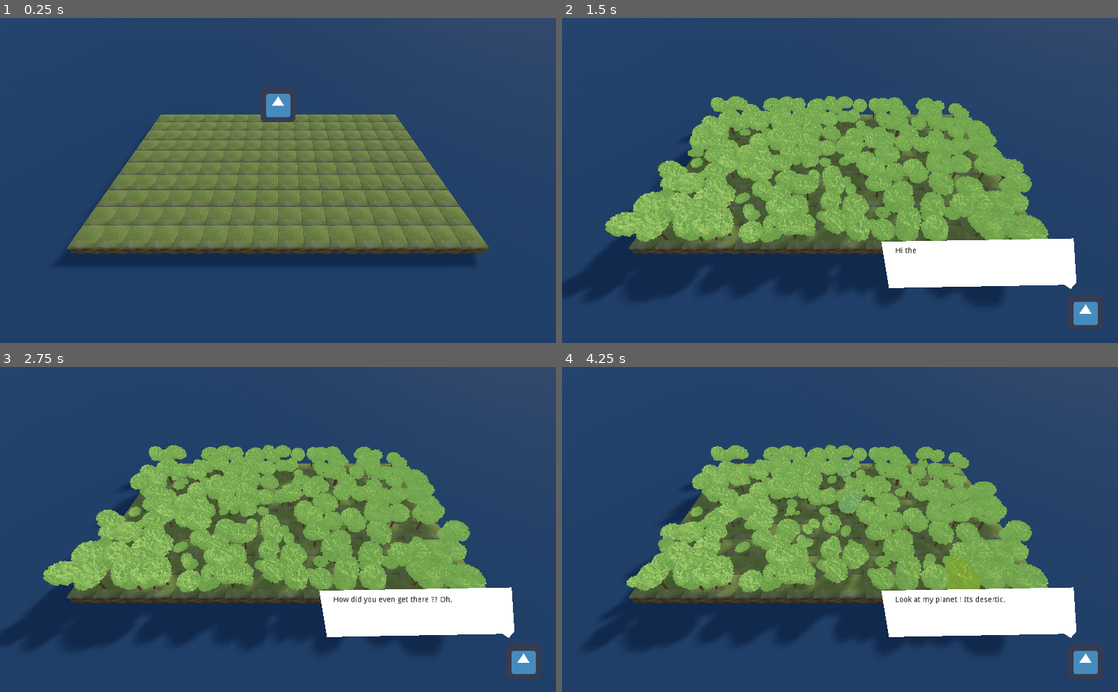
Above: before the commit, frames 1-4 (two rows, left to right).
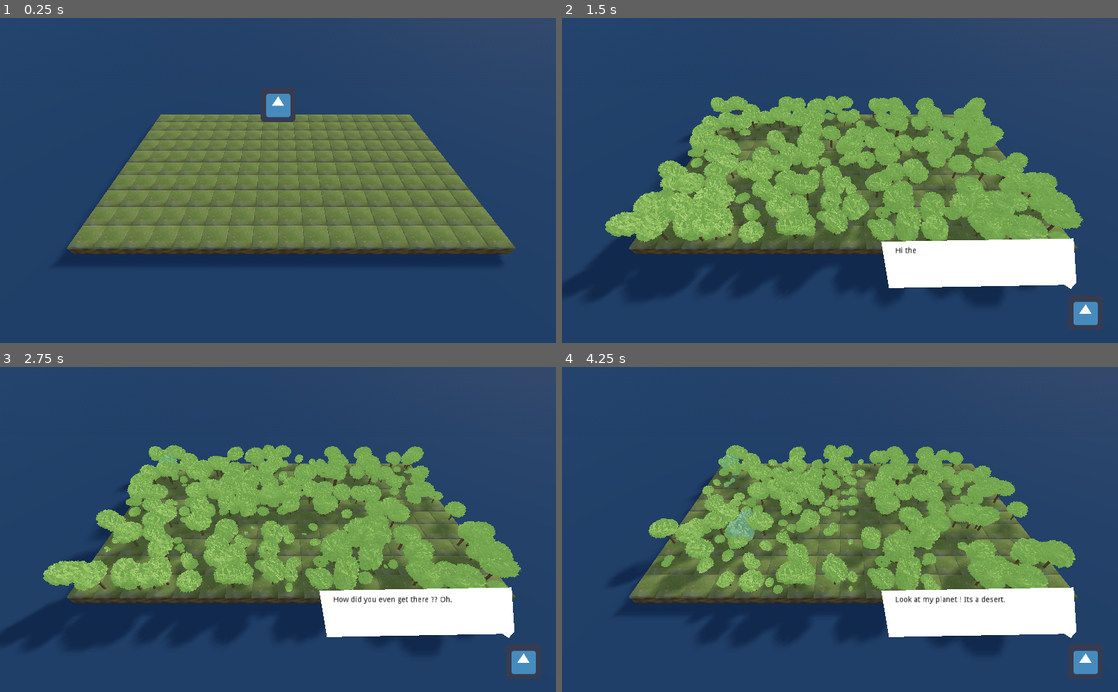
Above: after the commit, the same moments.

Repository: rmonthil-game-jams/scientific-game-jam-2021-team-amber
Game: Godot game, scene res://game/Game.tscn
The game is run twice, just before and just after one commit, with the same random seed, the same clock (stepped at 60 frames per second) and the same inputs. The engine's default icon, where the game draws it, is replaced by a stand-in: a white triangle on a blue panel in a dark square.
Inputs (mouse positions are in pixels of both pictures, inside the frame that each line leads up to):
- Up to frame 1 (0.25 s): no input
- Up to frame 2 (1.5 s): move the mouse to (962, 164) at 0.52 s; click (962, 164) at 0.67 s; move the mouse to (728, 196) at 1.27 s; click (728, 196) at 1.42 s
- Up to frame 3 (2.75 s): click (417, 614) at 2 s
- Up to frame 4 (4.25 s): click (979, 614) at 2.75 s; click (979, 614) at 3.5 s

The runs differ from the first frame. In frame 1, 1.7% of the frame differs, in the area x 71-93%, y 29-76%; in frame 2, 4.7%; in frame 3, 9.6%; in frame 4, 15%, in the area x 4-93%, y 24-88%.

Commit message:
more dialogues

Diff:
--- a/game/Game.gd
+++ b/game/Game.gd
@@ -4,7 +4,7 @@
 	$BiodiversityProgress.show()
 
 func _process(delta):
-	$BiodiversityProgress.value = 1000.0 * $World/Simulation.get_diversity()
+	$BiodiversityProgress.value = 300.0 * $World/Simulation.get_diversity()
 
 func _on_BiodiversityProgress_tool_selected(tool_name):
 	$World.current_tool = tool_name
--- a/game/Game.tscn
+++ b/game/Game.tscn
@@ -25,17 +25,45 @@
 
 [node name="BiodiversityProgress" parent="." instance=ExtResource( 4 )]
 visible = false
+bonus_thresholds = [ 0.0, 0.0, 20.0 ]
 
 [node name="PhyloGeny" parent="." instance=ExtResource( 5 )]
 dialogs = {
+" slowmotion3": "...don’t disrupt their environment too much, just enough to isolate and preserve the interesting mutations.",
 "intro1": "Hi there. And who are you …?",
+"intro10": "You’ll notice that trees with new colors will appear - this means that mutations are accumulating in their genome and they are progressively becoming more and more different. Remember, genetic diversity matters in the awesome Phylometer’s computations.",
+"intro11": "Look, I’ll lend you my shovel. With that, you can transform water in ground, or ground in water, by just clicking on it. You can also click and drag to draw oceans, islands and continents. Go on, try it !",
+"intro12": "Okay, great. Now I’m a little afraid of failing again at preserving biodiversity, so I’ll just let you try some things out and give me a poke when you need help.",
+"intro13": "I’m rooting for you !",
 "intro2": "How did you even get there ?? Oh, never mind, nothing matters anymore. There are no trees left anyway.",
-"intro3": "Look at my planet ! It’s desertic, it’s awful ! Everything was going just fine for millions of years, and suddenly… *sobs*",
+"intro3": "Look at my planet ! It’s a desert, it’s awful ! Everything had been going just fine for millions of years, and suddenly… *sobs*",
 "intro4": "Oh don’t worry, I’m just pretending to cry. It’s a trick I learned from humans. I’m a PhyloGenie, I can’t physically cry !",
 "intro5": "Well I guess I’ll have to try again from the beginning. Hey, since you’re here, don’t stay there just watching ! You might as well help me.",
 "intro6": "Okay, I went back in time to the moment when there was only one continent and a couple of species. Back then, the climate was tropical everywhere.",
-"intro7": "I’ll teach you some of my tricks for starters.",
-"intro8": "Look, I’ll lend you my shovel. With that, you can transform water in ground, or ground in water, by just clicking on it. You can also click and drag to draw oceans, islands and continents. Go on, try it !"
+"intro7": "What we need now is to make this planet great again and restore its former biodiversity ! This means increasing the variety of species but also how different they are from each other. I’m going to keep track of the diversity of our new ecosystems in my awesome Phylometer, there, to your left.",
+"intro8": "For now, it is pretty low, and I count on you to help me improve it and reach the top of the awesome Phylometer !",
+"intro9": "I’ll teach you some of my tricks, for starters.",
+"kangaroo1": "Looks like you’ve made islands !!",
+"kangaroo2": "Islands have very high endemism, which means certain species are unique and only found on some very specific islands around the world !",
+"kangaroo3": "Protecting their biodiversity is very important because what makes them unique also makes them vulnerable.",
+"matchmaker1": "Hmmm, in my HUMBLE opinion, your trees are having trouble reproducing.",
+"matchmaker2": "You know, maybe you shouldn't have created so many rivers and oceans. Trees need some space to reproduce, right ?",
+"newspecies1": "Congratulations, new species have appeared ! ",
+"newspecies2": "Over time, mutations appear and accumulate in trees’ genomes so much that they can eventually become different species altogether.",
+"newspecies3": "The appearance of new species is called speciation. How in-tree-guing !",
+"okbiomer1": "Congratulations it’s a biome!",
+"okbiomer2": "A biome is a large area characterized by its vegetation, soil, climate, and wildlife.",
+"okbiomer3": "Forest biomes are distributed around the world depending on trees adaptation to temperature and rainfall.",
+"okbiomer4": "For example, tropical rainforests are mainly found in warm and humid climates. Try creating different types of biomes in this new world !",
+"sandman1": "Is it me or is it getting hot in here? Oh, my bad, you’ve created an arid biome.",
+"sandman2": "These regions are characterized by extreme temperatures and a lack of water.",
+"sandman3": "Can you guess what plant adaptations have been selected to withstand such harsh conditions ?",
+"sandman4": "I’ll give you a hint desert plants are often swollen, spiny, and have tiny leaves that are rarely bright green.",
+"slowmotion1": "Look, I’m bored. Let’s be realistic here, nothing is happening.",
+"slowmotion2": "For both our sakes, I suggest you find a way to isolate the species and colors you find most interesting, without preventing them from reproducing. Which means :",
+"tectonik1": "Nice contin-ent !",
+"tectonik2": "It seems our new world has gotten itself a new continent. When continents split because of underlying tectonic plates,",
+"tectonik3": "...forests are fragmented and can experience different evolutionary paths. This leads to a phenomenon called vicariance."
 }
 
 [node name="MainMenu" parent="." instance=ExtResource( 3 )]
--- a/modules/simulation/SimulationCore.gd
+++ b/modules/simulation/SimulationCore.gd
@@ -2,18 +2,18 @@
 
 signal step(state)
 
-const WIDTH : int = 16
+const WIDTH : int = 17
 const HEIGHT : int = 10
 
-const GLOBAL_PROBABILITY_OF_DEATH : float = 0.1
-const GLOBAL_PROBABILITY_OF_REPLICATION : float = 0.5
-const GLOBAL_PROBABILITY_OF_MUTATION : float = 0.5
+const GLOBAL_PROBABILITY_OF_DEATH : float = 0.2
+const GLOBAL_PROBABILITY_OF_REPLICATION : float = 0.6
+const GLOBAL_PROBABILITY_OF_MUTATION : float = 0.05
 
 const BIOME_SELECTIVITY_TEMPARATE : float = 2.0
 const BIOME_SELECTIVITY_HOT : float = 2.0
 const BIOME_SELECTIVITY_COLD : float = 2.0
 
-const MUTATION_INTENSITY : float = 0.2
+const MUTATION_INTENSITY : float = 0.5
 
 onready var state : Array = create_empty_state(WIDTH, HEIGHT)
 
--- a/modules/simulation/SimulationCore.tscn
+++ b/modules/simulation/SimulationCore.tscn
@@ -6,5 +6,6 @@
 script = ExtResource( 1 )
 
 [node name="Timer" type="Timer" parent="."]
+wait_time = 0.5
 autostart = true
 [connection signal="timeout" from="Timer" to="." method="_on_Timer_timeout"]
Not shown: 1 places in game/Game.tscn that only renumber resources
